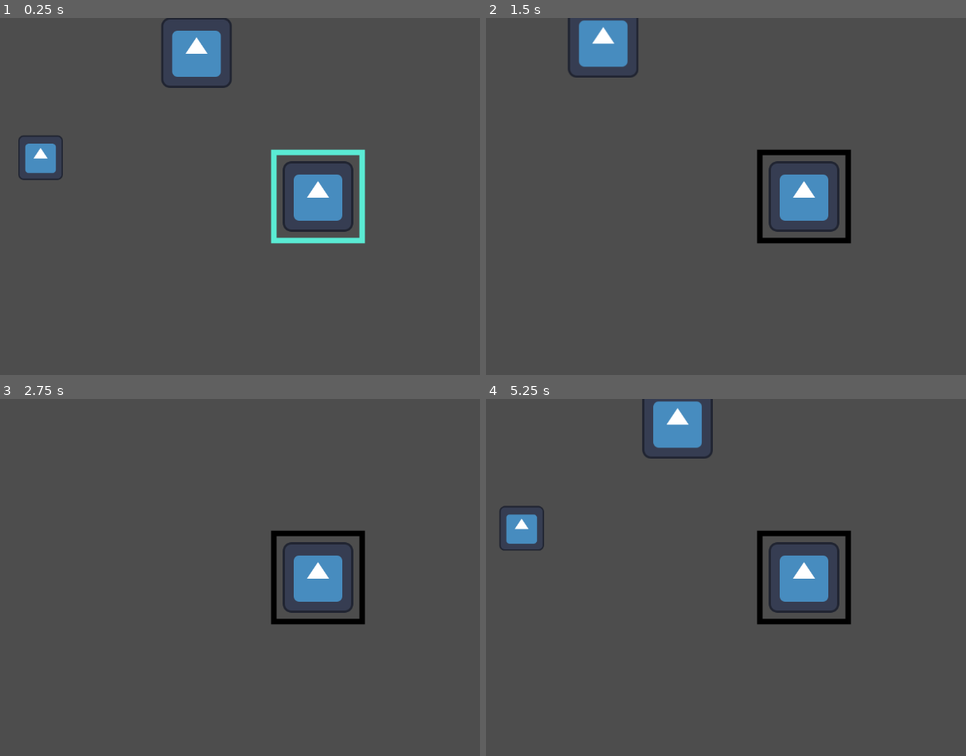
Above: before the commit, frames 1-4 (two rows, left to right).
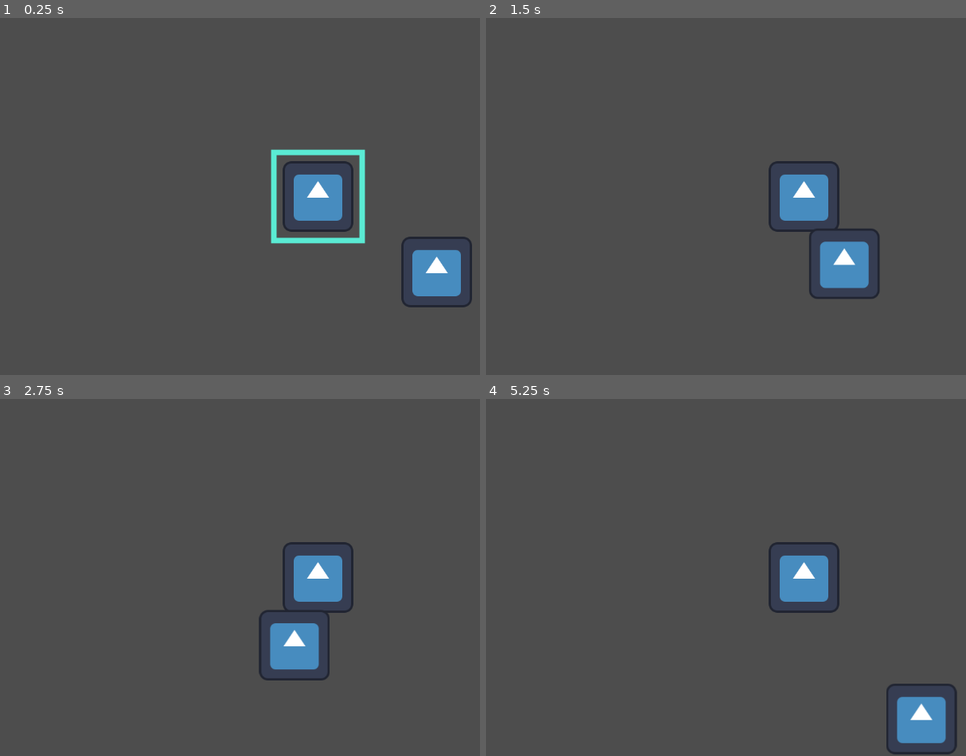
Above: after the commit, the same moments.

Repository: ArtCrafter2999/life-in-war
Game: Godot game, scene res://main_scene.tscn
The game is run twice, just before and just after one commit, with the same random seed, the same clock (stepped at 60 frames per second) and the same inputs. The engine's default icon, where the game draws it, is replaced by a stand-in: a white triangle on a blue panel in a dark square.
Inputs:
- Up to frame 1 (0.25 s): no input
- Up to frame 2 (1.5 s): tap Enter at 0.5 s; hold D (Right) 0.53-1.28 s; tap E (Photo) at 0.6, 1.35 s; hold S (Down) from 1.28 s (still down)
- Up to frame 3 (2.75 s): release S (Down) at 2.03 s; hold D (Right) from 2.03 s (still down); tap E (Photo) at 2.1 s
- Up to frame 4 (5.25 s): release D (Right) at 2.78 s; hold W (Up) 2.78-3.53 s; tap E (Photo) every 0.75 s from 2.85 to 5.1 s; hold A (Left) 3.53-5.03 s; hold S (Down) from 5.03 s (still down)

The runs differ from the first frame. In frame 1, 4.0% of the frame differs, in the area x 3-99%, y 0-82%; in frame 2, 4.5%; in frame 3, 2.9%; in frame 4, 5.3%, in the area x 2-99%, y 0-100%.

Commit message:
Started setting up creature systems

Diff:
--- /dev/null
+++ b/creatures/node/creature.gd
@@ -0,0 +1,27 @@
+@tool
+extends CharacterBody2D
+
+@export var creature: Creature:
+	set(new):
+		creature = new
+		if Engine.is_editor_hint():
+			setup()
+
+
+@onready var collision_shape_2d: CollisionShape2D = $CollisionShape2D
+@onready var sprite_2d: Sprite2D = $Sprite2D
+@onready var photo_location: PhotoLocation = $PhotoLocation
+
+var mood: Creature.Mood = Creature.Mood.HAPPY
+
+var target: Vector2
+
+func _ready():
+	sprite_2d.texture = creature.texture
+	collision_shape_2d.shape = creature.collision
+	setup()
+
+func setup():
+	sprite_2d.texture = creature.texture
+	collision_shape_2d.shape = creature.collision
+	photo_location.photo = creature.texture
--- /dev/null
+++ b/creatures/node/creature.tscn
@@ -0,0 +1,31 @@
+[gd_scene load_steps=7 format=3 uid="uid://bwkvqboq5pkjq"]
+
+[ext_resource type="Script" path="res://creatures/node/creature.gd" id="1_fe6uk"]
+[ext_resource type="Script" path="res://creatures/resource/creature.gd" id="2_yj3kf"]
+[ext_resource type="PackedScene" uid="uid://wk6mc1w1bwio" path="res://photo_location/photo_location.tscn" id="3_fxs67"]
+[ext_resource type="Texture2D" uid="uid://cixhno4hvh0k2" path="res://icon.svg" id="4_hdj33"]
+
+[sub_resource type="Resource" id="Resource_2lptg"]
+script = ExtResource("2_yj3kf")
+speed = 0.735
+curious_weight = 0.0
+frightened_weight = 0.0
+happy_weight = 0.0
+cautious_weight = 0.0
+
+[sub_resource type="CircleShape2D" id="CircleShape2D_ftxqh"]
+radius = 197.95
+
+[node name="Creature" type="CharacterBody2D"]
+script = ExtResource("1_fe6uk")
+creature = SubResource("Resource_2lptg")
+
+[node name="Sprite2D" type="Sprite2D" parent="."]
+
+[node name="CollisionShape2D" type="CollisionShape2D" parent="."]
+
+[node name="PhotoLocation" parent="." instance=ExtResource("3_fxs67")]
+photo = ExtResource("4_hdj33")
+
+[node name="CollisionShape2D" type="CollisionShape2D" parent="PhotoLocation"]
+shape = SubResource("CircleShape2D_ftxqh")
--- /dev/null
+++ b/creatures/resource/creature.gd
@@ -0,0 +1,16 @@
+@icon("res://creatures/resource/icon.png")
+extends Resource
+class_name Creature
+
+@export var texture: Texture
+@export var collision: Shape2D
+
+@export var speed: float
+
+
+@export var curious_weight: float
+@export var frightened_weight: float
+@export var happy_weight: float
+@export var cautious_weight: float
+
+enum Mood {CURIOUS, FRIGHTENED, HAPPY, CAUTIOUS}
--- /dev/null
+++ b/creatures/resource/test_creature.tres
@@ -0,0 +1,13 @@
+[gd_resource type="Resource" script_class="Creature" load_steps=4 format=3 uid="uid://boiqyp25ub7r2"]
+
+[ext_resource type="Script" path="res://creatures/resource/creature.gd" id="1_twmof"]
+[ext_resource type="Texture2D" uid="uid://cixhno4hvh0k2" path="res://icon.svg" id="2_m1p6v"]
+
+[sub_resource type="RectangleShape2D" id="RectangleShape2D_gpvxn"]
+size = Vector2(125, 125)
+
+[resource]
+script = ExtResource("1_twmof")
+texture = ExtResource("2_m1p6v")
+collision = SubResource("RectangleShape2D_gpvxn")
+speed = 1.29
--- a/main_scene.tscn
+++ b/main_scene.tscn
@@ -1,38 +1,13 @@
-[gd_scene load_steps=6 format=3 uid="uid://gq5yin4ptyi4"]
+[gd_scene load_steps=4 format=3 uid="uid://gq5yin4ptyi4"]
 
 [ext_resource type="PackedScene" uid="uid://f15d5nw2saa1" path="res://player/player.tscn" id="1_6yjy7"]
-[ext_resource type="Texture2D" uid="uid://cixhno4hvh0k2" path="res://icon.svg" id="2_3qb8h"]
-[ext_resource type="PackedScene" uid="uid://wk6mc1w1bwio" path="res://photo_location/photo_location.tscn" id="5_cs0se"]
-
-[sub_resource type="CircleShape2D" id="CircleShape2D_v28yn"]
-radius = 197.95
-
-[sub_resource type="CircleShape2D" id="CircleShape2D_8qsjf"]
-radius = 236.23
+[ext_resource type="PackedScene" uid="uid://bwkvqboq5pkjq" path="res://creatures/node/creature.tscn" id="4_12uye"]
+[ext_resource type="Resource" uid="uid://boiqyp25ub7r2" path="res://creatures/resource/test_creature.tres" id="5_bvcjq"]
 
 [node name="MainScene" type="Node2D"]
 
 [node name="Player" parent="." instance=ExtResource("1_6yjy7")]
 
-[node name="Icon" type="Sprite2D" parent="."]
-position = Vector2(-502.5, -70.5)
-scale = Vector2(0.632813, 0.632813)
-texture = ExtResource("2_3qb8h")
-metadata/_edit_group_ = true
-
-[node name="PhotoLocation" parent="Icon" instance=ExtResource("5_cs0se")]
-photo = ExtResource("2_3qb8h")
-
-[node name="CollisionShape2D" type="CollisionShape2D" parent="Icon/PhotoLocation"]
-shape = SubResource("CircleShape2D_v28yn")
-
-[node name="Icon2" type="Sprite2D" parent="."]
-position = Vector2(-220, -261)
-texture = ExtResource("2_3qb8h")
-metadata/_edit_group_ = true
-
-[node name="PhotoLocation" parent="Icon2" instance=ExtResource("5_cs0se")]
-photo = ExtResource("2_3qb8h")
-
-[node name="CollisionShape2D" type="CollisionShape2D" parent="Icon2/PhotoLocation"]
-shape = SubResource("CircleShape2D_8qsjf")
+[node name="Creature" parent="." instance=ExtResource("4_12uye")]
+position = Vector2(215, 137)
+creature = ExtResource("5_bvcjq")
--- a/player/camera_bar.gd
+++ b/player/camera_bar.gd
@@ -8,7 +8,9 @@
 	var point = map(photo_timer.time_left, 0, photo_timer.wait_time, 1.0, 0.0)
 
 	if walk_state.prev_direction:
-		point = 0.0
+		hide()
+	else:
+		show()
 
 	material.set("shader_parameter/value", point)
 
Binary file added: creatures/resource/icon.png
Not shown, added: creatures/resource/icon.png.import
